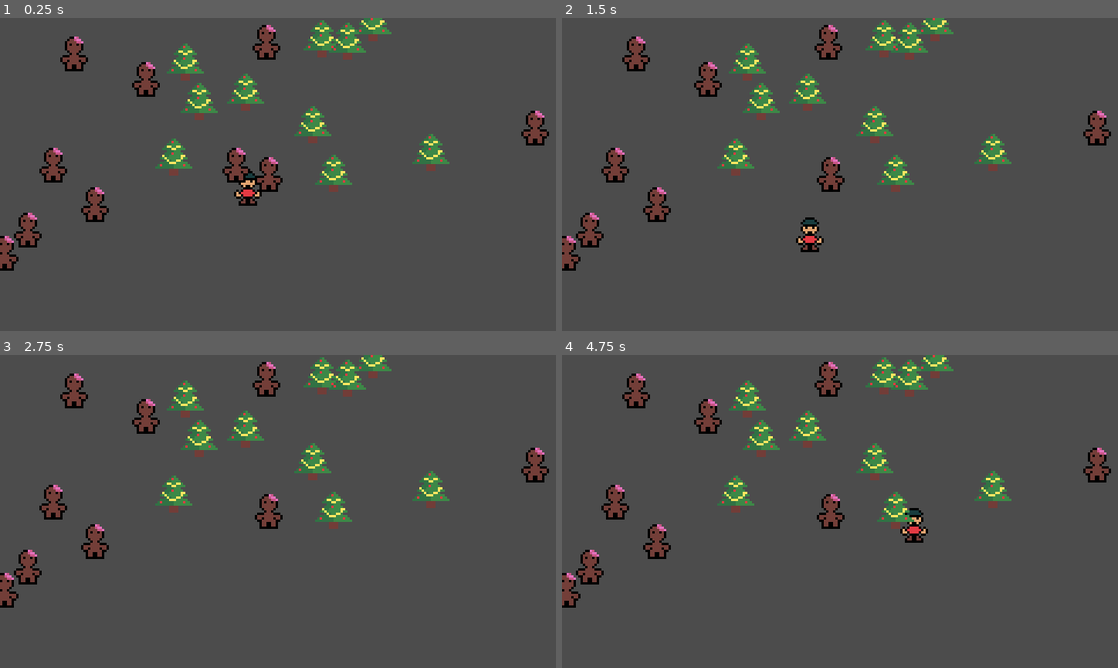
Above: before the commit, frames 1-4 (two rows, left to right).
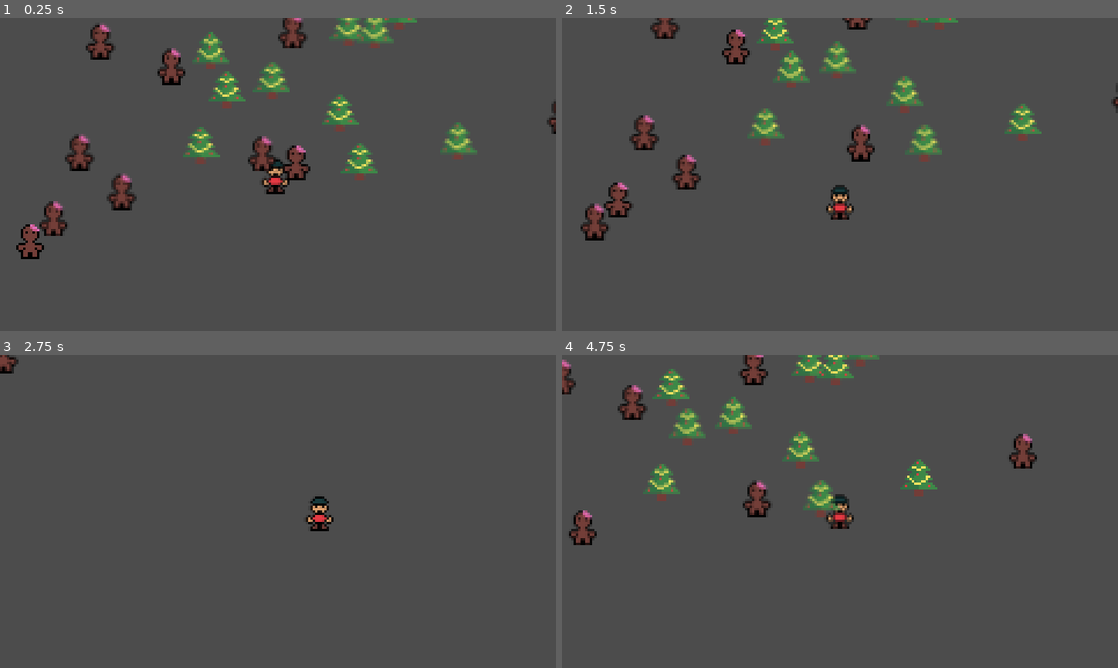
Above: after the commit, the same moments.

Repository: cznrhubarb/feliz-navidead
Game: Godot game, scene res://scn/TestScene.tscn
The game is run twice, just before and just after one commit, with the same random seed, the same clock (stepped at 60 frames per second) and the same inputs.
Inputs (mouse positions are in pixels of both pictures, inside the frame that each line leads up to):
- Up to frame 1 (0.25 s): no input
- Up to frame 2 (1.5 s): move the mouse to (962, 158) at 0.52 s; press the mouse at (962, 158) at 0.53 s; hold D (move_right) 0.53-1.28 s; tap Enter at 1.25 s; move the mouse to (728, 190) at 1.27 s; release the mouse at (728, 190) at 1.28 s; hold S (move_down) from 1.28 s (still down); click (728, 190) at 1.35 s
- Up to frame 3 (2.75 s): move the mouse to (333, 442) at 2.02 s; release S (move_down) at 2.03 s; press the mouse at (333, 442) at 2.03 s; hold D (move_right) from 2.03 s (still down)
- Up to frame 4 (4.75 s): move the mouse to (812, 574) at 2.77 s; release D (move_right) at 2.78 s; release the mouse at (812, 574) at 2.78 s; hold W (move_up) 2.78-3.53 s; click (812, 574) at 2.85 s; move the mouse to (1006, 558) at 3.52 s; press the mouse at (1006, 558) at 3.53 s; hold A (move_left) from 3.53 s (still down); move the mouse to (673, 464) at 4.27 s; release the mouse at (673, 464) at 4.28 s; click (673, 464) at 4.35 s

The runs differ from the first frame. In frame 1, 14% of the frame differs, in the area x 0-100%, y 0-81%; in frame 2, 13%; in frame 3, 7.5%; in frame 4, 12%.

Commit message:
turn off pixel snap, and add 2d camera / smoothing

Diff:
--- a/project.godot
+++ b/project.godot
@@ -65,6 +65,5 @@
 
 [rendering]
 
-quality/2d/use_pixel_snap=true
 quality/filters/anisotropic_filter_level=1
 environment/default_environment="res://default_env.tres"
--- a/scn/TestScene.tscn
+++ b/scn/TestScene.tscn
@@ -29,6 +29,10 @@
 [node name="Sprite" type="Sprite" parent="YSort/Child"]
 texture = ExtResource( 2 )
 
+[node name="Camera2D" type="Camera2D" parent="YSort/Child"]
+current = true
+smoothing_enabled = true
+
 [node name="TreeFactory" type="Node" parent="YSort"]
 script = ExtResource( 3 )
 
